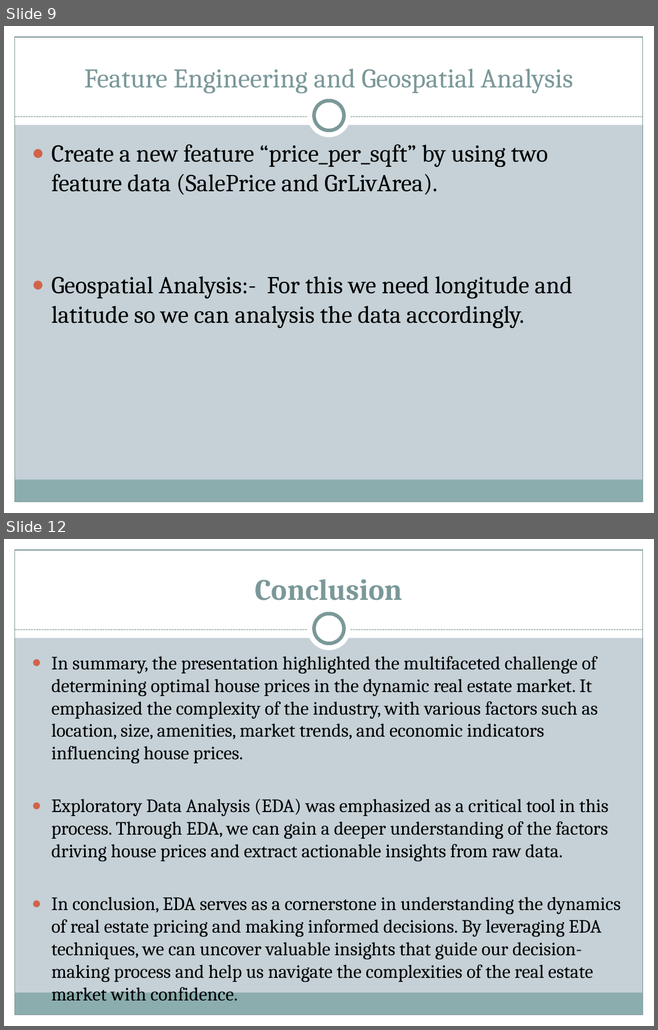
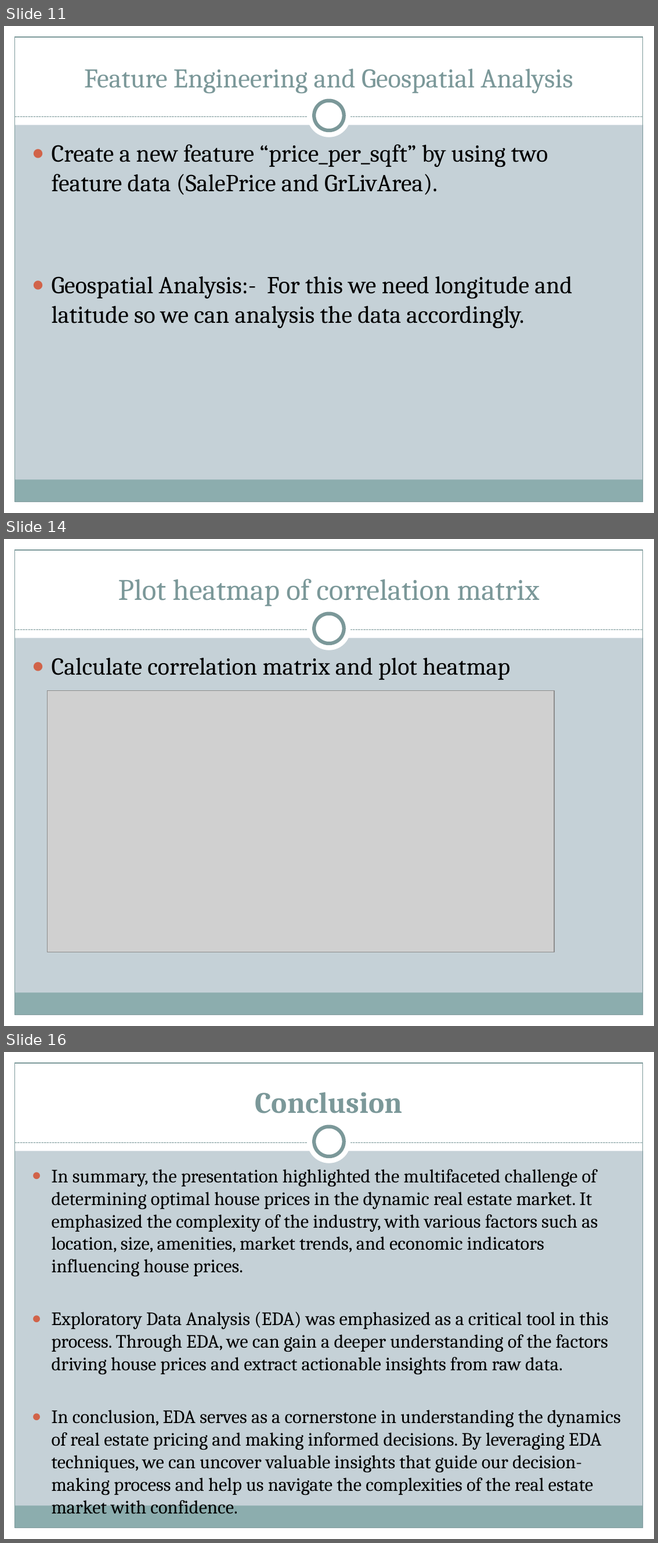
Before and after one commit to bhp001/project3_EDA, a slide deck: Exploring Real Estate Valuation Dynamics.pptx. Shown one above the other, each under a label of ours: slides 9 and 12 before the commit, slides 11, 14 and 16 after it; the slides between them are not shown. The pictures are 658x1030 and 658x1543 pixels, drawn with LibreOffice and Linux fonts; fonts in the diff are those of the drawing; grey boxes stand for pictures. Boxes give left, top, right and bottom in pixels: in the first picture for what was removed or moved away, otherwise in the second. Text is boxed around its words. In the diff, an @@ line names an element or a change of style, - is before the commit and + after.

```diff
--- a/Exploring Real Estate Valuation Dynamics.pptx
+++ b/Exploring Real Estate Valuation Dynamics.pptx
@@ slide 14 added at bbox=[4, 539, 654, 1026], background #C5D1D7; not listed: 9 template elements that a slide beside it also shows @@
@@ title added at bbox=[118, 578, 539, 606], 33 pt, text #7C999A @@
+Plot heatmap of correlation matrix
@@ text added at bbox=[52, 657, 510, 680], 27 pt, text #000000 @@
+● Calculate correlation matrix and plot heatmap
@@ picture added at bbox=[48, 690, 554, 952] @@
@@ what was slide 9 is now slide 11 @@
@@ what was slide 12 is now slide 16 @@
```
Also in this commit, not shown: 3 slides changed, 3 other slides added.
